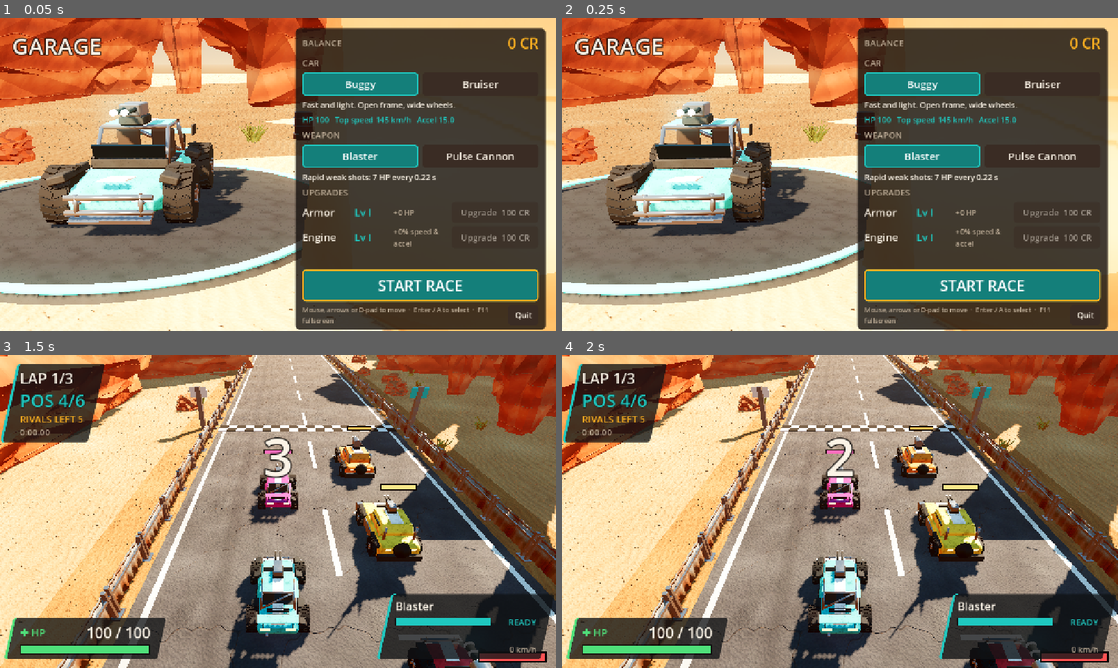
Above: before the commit, frames 1-4 (two rows, left to right).
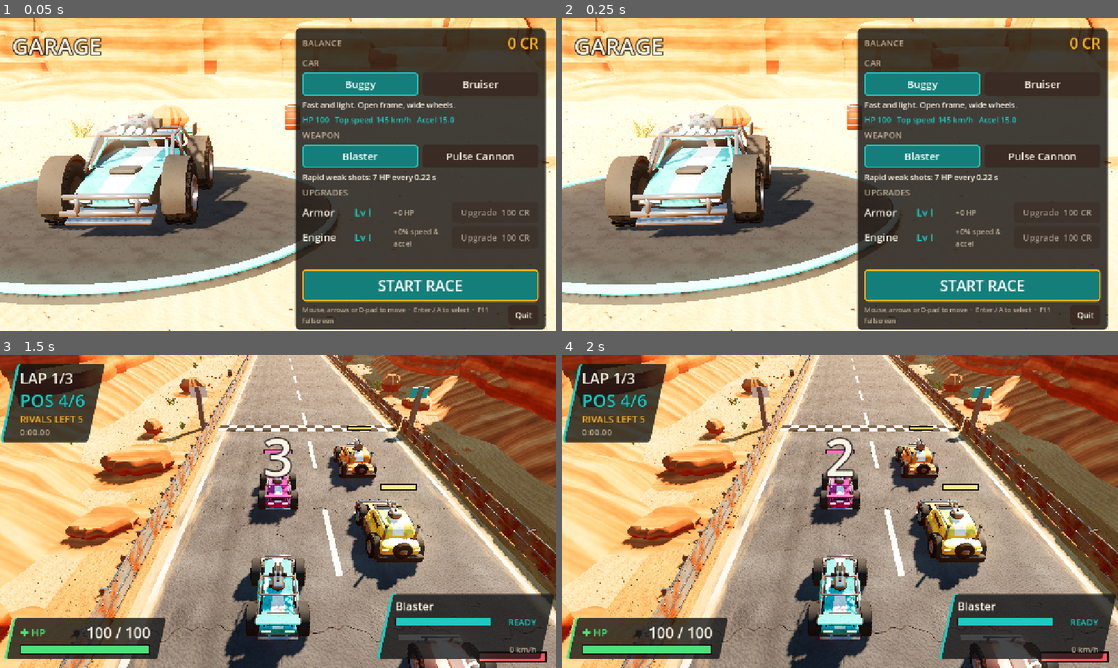
Above: after the commit, the same moments.

Repository: traumaplaylist/racing
Game: Godot game, scene res://scenes/garage.tscn
The game is run twice, just before and just after one commit, with the same random seed, the same clock (stepped at 60 frames per second) and the same inputs.
Inputs (mouse positions are in pixels of both pictures, inside the frame that each line leads up to):
- Up to frame 1 (0.05 s): no input
- Up to frame 2 (0.25 s): no input
- Up to frame 3 (1.5 s): click "START RACE" at 0.5 s; tap Enter (ui_accept) at 1.25 s; move the mouse to (400, 495) at 1.27 s; hold D (steer_right) from 1.28 s (still down); hold J (fire) from 1.28 s (still down)
- Up to frame 4 (2 s): keep holding D (steer_right); keep holding J (fire); tap Enter (ui_accept) at 1.52 s

The runs differ from the first frame. In frame 1, 31% of the frame differs, in the area x 0-100%, y 0-100%; in frame 2, 31%; in frame 3, 39%; in frame 4, 39%.

Commit message:
Second visual pass: subdivision cars, sandstone buttes, plate barriers
- Cars rebuilt in Blender with subdivision hulls, boolean wheel wells, fender
  flares, lathed tyres and dished rims, exo-cage, light pods; clearcoat paint
- Sandstone buttes/cliffs with stepped strata, erosion flutes and talus; rock
  shader with world-space strata and sand blending at the base
- Heavy riveted plate barriers with worn chevron panels on the outside of curves
- Sand drifting onto asphalt edges, painted road arrows before sharp corners
- Volumetric haze, soft dust sprites, showroom layout fix

Co-Authored-By: Claude Fable 5.2 <noreply@anthropic.com>
Claude-Session: https://claude.ai/code/session_01LHF2r6UST9SmE59PJVpUn6

Diff:
--- /dev/null
+++ b/assets/shaders/rock.gdshader
@@ -0,0 +1,39 @@
+shader_type spatial;
+// Sandstone: world-space triplanar strata (bands follow world height on every rock),
+// sand at the base (vertex alpha) so buttes grow out of the ground, dusty tops.
+uniform sampler2D rock_tex : source_color, filter_linear_mipmap_anisotropic, repeat_enable;
+uniform sampler2D rock_nrm : hint_roughness_normal, filter_linear_mipmap, repeat_enable;
+uniform sampler2D sand_tex : source_color, filter_linear_mipmap_anisotropic, repeat_enable;
+uniform float rock_scale = 0.05;
+uniform float detail_scale = 0.23;
+uniform float sand_scale = 0.07;
+uniform vec3 tint : source_color = vec3(1.0);
+
+varying vec3 wpos;
+varying vec3 wnrm;
+
+void vertex() {
+	wpos = (MODEL_MATRIX * vec4(VERTEX, 1.0)).xyz;
+	wnrm = normalize(mat3(MODEL_MATRIX) * NORMAL);
+}
+
+vec3 tri(sampler2D t, vec3 p, vec3 bw, float s) {
+	vec3 x = texture(t, p.zy * s * vec2(1.0, -1.0)).rgb;
+	vec3 z = texture(t, p.xy * s * vec2(1.0, -1.0)).rgb;
+	vec3 y = texture(t, p.xz * s).rgb;
+	return x * bw.x + y * bw.y + z * bw.z;
+}
+
+void fragment() {
+	vec3 bw = pow(abs(wnrm), vec3(4.0));
+	bw /= (bw.x + bw.y + bw.z);
+	vec3 rock = tri(rock_tex, wpos, bw, rock_scale);
+	vec3 detail = tri(rock_tex, wpos + vec3(13.0), bw, detail_scale);
+	rock = rock * (0.65 + 0.7 * dot(detail, vec3(0.333)));
+	float up = smoothstep(0.55, 0.95, wnrm.y);
+	rock = mix(rock, rock * 1.12 + vec3(0.07, 0.045, 0.02), up * 0.7);
+	vec3 sand = texture(sand_tex, wpos.xz * sand_scale).rgb;
+	ALBEDO = mix(sand, rock * COLOR.r * tint, COLOR.a);
+	ROUGHNESS = 0.94;
+	SPECULAR = 0.25;
+}
--- a/scripts/race/fx.gd
+++ b/scripts/race/fx.gd
@@ -1,6 +1,26 @@
 class_name Fx
 extends RefCounted
 ## Short-lived visual effects. Particle counts are kept small (mobile-friendly).
+
+static var _puff: Texture2D
+
+
+## Soft round sprite shared by dust, sparks and smoke.
+static func puff() -> Texture2D:
+	if _puff == null:
+		var g := Gradient.new()
+		g.set_color(0, Color(1, 1, 1, 1))
+		g.set_color(1, Color(1, 1, 1, 0))
+		g.add_point(0.45, Color(1, 1, 1, 0.55))
+		var t := GradientTexture2D.new()
+		t.gradient = g
+		t.fill = GradientTexture2D.FILL_RADIAL
+		t.fill_from = Vector2(0.5, 0.5)
+		t.fill_to = Vector2(1.0, 0.5)
+		t.width = 64
+		t.height = 64
+		_puff = t
+	return _puff
 
 
 static func burst(parent: Node, pos: Vector3, color: Color, amount: int, speed: float, size: float, life := 0.5) -> void:
@@ -23,6 +43,7 @@
 	m.billboard_mode = BaseMaterial3D.BILLBOARD_PARTICLES
 	m.vertex_color_use_as_albedo = true
 	m.transparency = BaseMaterial3D.TRANSPARENCY_ALPHA
+	m.albedo_texture = puff()
 	qm.material = m
 	p.mesh = qm
 	var g := Gradient.new()
--- a/scripts/race/mat_lib.gd
+++ b/scripts/race/mat_lib.gd
@@ -24,6 +24,13 @@
 static func get_mat(name: String) -> Material:
 	if _cache.has(name):
 		return _cache[name]
+	if name == "Rock":
+		var sm := ShaderMaterial.new()
+		sm.shader = load("res://assets/shaders/rock.gdshader")
+		sm.set_shader_parameter("rock_tex", tex("rock_albedo"))
+		sm.set_shader_parameter("sand_tex", tex("sand_albedo"))
+		_cache[name] = sm
+		return sm
 	var m := StandardMaterial3D.new()
 	match name:
 		"Stripe":
@@ -45,8 +52,8 @@
 			m.roughness_texture = tex("grime_rough")
 			_tri(m, 1.0)
 		"Rubber":
-			m.albedo_color = Color("1e1c1b")
-			m.roughness = 0.92
+			m.albedo_color = Color("100f0f")
+			m.roughness = 0.95
 		"Rim":
 			m.albedo_color = Color("7a7d80")
 			m.metallic = 0.8
@@ -61,8 +68,8 @@
 		"LightFront":
 			m.albedo_color = Color("fff6dc")
 			m.emission_enabled = true
-			m.emission = Color("fff1c8")
-			m.emission_energy_multiplier = 2.5
+			m.emission = Color("fffbf0")
+			m.emission_energy_multiplier = 4.0
 		"LightRear":
 			m.albedo_color = Color("ff3a20")
 			m.emission_enabled = true
@@ -129,8 +136,11 @@
 	m.albedo_color = c
 	m.albedo_texture = tex("grime_albedo")
 	m.roughness_texture = tex("grime_rough")
-	m.metallic = 0.25
-	m.roughness = 1.0
+	m.metallic = 0.45
+	m.roughness = 0.8
+	m.clearcoat_enabled = true
+	m.clearcoat = 0.9
+	m.clearcoat_roughness = 0.12
 	_tri(m, 0.9)
 	return m
 
--- a/scripts/race/race_car.gd
+++ b/scripts/race/race_car.gd
@@ -206,8 +206,10 @@
 	var pitch := clampf(-throttle * 0.03 + brake * 0.04, -0.05, 0.06) if alive else 0.15
 	model.animate(delta, steer if alive else 0.0, vf, roll, pitch)
 	if _dust:
-		var dusty := alive and (drift > 0.35 or (handbrake and speed() > 6.0))
-		_dust.emitting = dusty
+		var hard := drift > 0.35 or (handbrake and speed() > 6.0)
+		_dust.emitting = alive and (hard or speed() > 9.0)
+		_dust.scale_amount_max = 2.6 if hard else 1.3
+		_dust.initial_velocity_max = 5.0 if hard else 2.5
 	if hp_bar:
 		hp_bar.visible = alive
 		_hp_fill.scale.x = maxf(0.001, hp / max_hp)
@@ -216,8 +218,8 @@
 
 func _make_dust() -> void:
 	_dust = CPUParticles3D.new()
-	_dust.amount = 40
-	_dust.lifetime = 0.9
+	_dust.amount = 28
+	_dust.lifetime = 1.1
 	_dust.emitting = false
 	_dust.position = Vector3(0, 0.25, -stats["length"] * 0.45)
 	_dust.direction = Vector3(0, 0.6, -1)
@@ -230,13 +232,15 @@
 	_dust.emission_shape = CPUParticles3D.EMISSION_SHAPE_BOX
 	_dust.emission_box_extents = Vector3(stats["width"] * 0.5, 0.1, 0.2)
 	var qm := QuadMesh.new()
-	qm.size = Vector2(1.2, 1.2)
+	qm.size = Vector2(2.0, 2.0)
 	var m := StandardMaterial3D.new()
 	m.shading_mode = BaseMaterial3D.SHADING_MODE_UNSHADED
 	m.transparency = BaseMaterial3D.TRANSPARENCY_ALPHA
 	m.billboard_mode = BaseMaterial3D.BILLBOARD_PARTICLES
 	m.vertex_color_use_as_albedo = true
-	m.albedo_color = Color(0.86, 0.68, 0.48, 0.45)
+	m.albedo_color = Color(0.92, 0.76, 0.56, 0.5)
+	m.albedo_texture = Fx.puff()
+	m.shading_mode = BaseMaterial3D.SHADING_MODE_UNSHADED
 	qm.material = m
 	_dust.mesh = qm
 	var grad := Gradient.new()
--- a/scripts/track/track_builder.gd
+++ b/scripts/track/track_builder.gd
@@ -27,8 +27,9 @@
 	b._ground()
 	b._road()
 	b._lines()
+	b._sand_edges()
 	b._barriers()
-	b._chevrons()
+	b._road_arrows()
 	b._start_line()
 	b._canyon()
 	b._props()
@@ -76,6 +77,11 @@
 	env.fog_light_color = Color("e7b98c")
 	env.fog_density = 0.0009
 	env.fog_sky_affect = 0.2
+	env.volumetric_fog_enabled = true
+	env.volumetric_fog_density = 0.004
+	env.volumetric_fog_albedo = Color("f1c69a")
+	env.volumetric_fog_length = 160.0
+	env.volumetric_fog_anisotropy = 0.6
 	env.adjustment_enabled = true
 	env.adjustment_saturation = 1.15
 	env.adjustment_contrast = 1.06
@@ -140,7 +146,7 @@
 ## Strip along the track between lateral offsets a and b, each Vector2(k, c) = k*half_width + c.
 ## UV: u = lateral metres / uv_tile, v = arc length / uv_tile.
 func _strip(a: Vector2, b: Vector2, y: float, mat: Material, color := Color.WHITE,
-		uv_tile := 8.0, filter := Callable(), alpha_fn := Callable()) -> MeshInstance3D:
+		uv_tile := 8.0, filter := Callable(), alpha_fn := Callable(), edge_w := 0.0) -> MeshInstance3D:
 	var st := SurfaceTool.new()
 	st.begin(Mesh.PRIMITIVE_TRIANGLES)
 	var n := track.count
@@ -168,7 +174,10 @@
 				c.a = alpha_fn.call(v[3])
 			st.set_color(c)
 			st.set_normal(Vector3.UP)
-			st.set_uv(Vector2(float(v[1]) / uv_tile, float(v[2]) / uv_tile))
+			var uu := float(v[1]) / uv_tile
+			if edge_w > 0.0:
+				uu = (track.half_w[int(v[3])] - absf(float(v[1]))) / edge_w   # 0 at the road edge
+			st.set_uv(Vector2(uu, float(v[2]) / uv_tile))
 			var p: Vector2 = v[0]
 			st.add_vertex(Vector3(p.x, y, p.y))
 	st.generate_tangents()
@@ -193,6 +202,55 @@
 	tm.roughness = 0.6
 	_strip(Vector2(-1, 1.0), Vector2(1, -1.0), 0.025, tm, Color.WHITE, 22.0, Callable(),
 		func(i: int) -> float: return clampf(0.25 + absf(track.curv[i]) * 25.0, 0.25, 0.9))
+
+
+## Sand blown onto the asphalt edges (alpha-blended, noisy inner border).
+func _sand_edges() -> void:
+	var m := StandardMaterial3D.new()
+	m.albedo_texture = _tex("edge_sand")
+	m.transparency = BaseMaterial3D.TRANSPARENCY_ALPHA
+	m.roughness = 1.0
+	for side: float in [-1.0, 1.0]:
+		var a := Vector2(side, 0.0)
+		var b := Vector2(side, -side * 2.6)
+		if side > 0:
+			_strip(b, a, 0.045, m, Color.WHITE, 14.0, Callable(), Callable(), 2.6)
+		else:
+			_strip(a, b, 0.045, m, Color.WHITE, 14.0, Callable(), Callable(), 2.6)
+
+
+## Painted chevron arrows on the asphalt ahead of the sharper corners.
+func _road_arrows() -> void:
+	var m := StandardMaterial3D.new()
+	m.albedo_texture = _tex("road_arrow")
+	m.transparency = BaseMaterial3D.TRANSPARENCY_ALPHA
+	m.roughness = 0.8
+	var st := SurfaceTool.new()
+	st.begin(Mesh.PRIMITIVE_TRIANGLES)
+	var i := 0
+	var last := -1000
+	while i < track.count:
+		if absf(track.curv[i]) > 1.0 / 42.0 and i - last > 60:
+			last = i
+			var s := track.s_at[i] - 34.0
+			var c := track.point_at(s)
+			var t := track.tangent_at(s)
+			var r := TrackData.right_of(t)
+			c += r * signf(track.curv[i]) * 1.5
+			# texture chevrons point to +V: V grows along the travel direction
+			var quad := [[c - r * 2.6 - t * 5.5, Vector2(0, 0)], [c + r * 2.6 - t * 5.5, Vector2(1, 0)],
+				[c - r * 2.6 + t * 5.5, Vector2(0, 1)], [c + r * 2.6 + t * 5.5, Vector2(1, 1)]]
+			for k in [0, 2, 1, 1, 2, 3]:
+				var p: Vector2 = quad[k][0]
+				st.set_normal(Vector3.UP)
+				st.set_uv(quad[k][1])
+				st.add_vertex(Vector3(p.x, 0.04, p.y))
+		i += 1
+	var mi := MeshInstance3D.new()
+	mi.mesh = st.commit()
+	mi.material_override = m
+	mi.cast_shadow = GeometryInstance3D.SHADOW_CASTING_SETTING_OFF
+	root.add_child(mi)
 
 
 func _lines() -> void:
@@ -268,41 +326,33 @@
 
 
 func _barriers() -> void:
-	var items: Array = []
-	var seg := 3.6   # model is 4 m long: overlap so curves have no gaps
+	var plain: Array = []
+	var chev_l: Array = []   # default texture "<": right-side barrier, outside of a left turn
+	var chev_r: Array = []   # mirrored ">": left-side barrier, outside of a right turn
+	var seg := 3.9
 	var s := 0.0
-	while s < track.length:
-		var t := track.tangent_at(s + seg * 0.5)
+	var k := 0
+	while s < track.length - seg * 0.5:
+		var sm := s + seg * 0.5
+		var t := track.tangent_at(sm)
 		var h := TrackData.heading_of(t)
+		var c := track.curvature_at(sm)
 		for side: float in [-1.0, 1.0]:
-			var p := track.point_at(s + seg * 0.5) + TrackData.right_of(t) * side * (track.half_width_at(s) + 0.55)
+			var p := track.point_at(sm) + TrackData.right_of(t) * side * (track.half_width_at(sm) + 0.6)
 			var basis := Basis(Vector3.UP, h - PI * 0.5)
 			if side > 0:
-				basis = Basis(Vector3.UP, h + PI * 0.5)   # posts outside on both sides
-			items.append([s, Transform3D(basis.scaled(Vector3(1.02, 1.3, 1.0)), Vector3(p.x, 0.0, p.y))])
+				basis = Basis(Vector3.UP, h + PI * 0.5)   # road-facing side inwards on both sides
+			var item := [s, Transform3D(basis.scaled(Vector3(1.03, 1.0, 1.0)), Vector3(p.x, 0.0, p.y))]
+			var outside := absf(c) > 1.0 / 70.0 and side == -signf(c)
+			if outside and k % 2 == 0:
+				(chev_r if side < 0 else chev_l).append(item)
+			else:
+				plain.append(item)
 		s += seg
-	_instances(_prop_mesh("barrier"), items)
-
-
-## Chevron boards behind the barrier on the outside of curves, facing oncoming cars.
-func _chevrons() -> void:
-	var left: Array = []
-	var right: Array = []
-	var i := 0
-	while i < track.count:
-		var c := track.curv[i]
-		if absf(c) > 1.0 / 60.0:
-			var t := track.tans[i]
-			var outside := -signf(c)
-			var p := _along(i, outside, 2.8)
-			var tr := Transform3D(Basis(Vector3.UP, TrackData.heading_of(-t)).scaled(Vector3.ONE * 1.5), Vector3(p.x, 0, p.y))
-			# texture shows "<" (turn left); mirrored variant for right turns
-			(right if c > 0 else left).append([track.s_at[i], tr])
-			i += 6
-		else:
-			i += 1
-	_instances(_prop_mesh("chevron_board"), left)
-	_instances(_prop_mesh("chevron_board", "R"), right)
+		k += 1
+	_instances(_prop_mesh("barrier"), plain)
+	_instances(_prop_mesh("barrier_chevron"), chev_l)
+	_instances(_prop_mesh("barrier_chevron", "R"), chev_r)
 
 
 func _start_line() -> void:
@@ -366,39 +416,47 @@
 	return Transform3D(b, Vector3(p.x, -sink, p.y))
 
 
-## Canyon: low boulders near the barriers, mesas and cliffs further out, a tall rim far away.
-## Everything keeps clear of every road section (checked against the whole centerline).
+## Canyon: boulders near the barriers, sandstone walls running along the road, tall rim
+## far away. Every rock is checked against the whole centerline so nothing sits on the road.
 func _canyon() -> void:
-	var groups := {"rock_boulder": [], "rock_slab": [], "rock_mesa": [], "rock_spire": [], "cliff": []}
+	var groups := {"rock_boulder": [], "rock_slab": [], "rock_mesa": [], "rock_spire": [], "cliff": [], "cliff_b": []}
+	var elong := {"cliff": 2.4, "cliff_b": 1.8, "rock_mesa": 1.2, "rock_spire": 1.0}
 	var i := 0
 	while i < track.count:
 		var s := track.s_at[i]
+		var t := track.tans[i]
 		for side: float in [-1.0, 1.0]:
-			# near band: boulders/slabs, low enough not to hide the road
-			if rng.randf() < 0.55:
-				var off := rng.randf_range(3.5, 8.0)
+			if rng.randf() < 0.5:
+				var off := rng.randf_range(3.2, 7.5)
 				var p := _along(i, side, off)
-				var sc := rng.randf_range(1.2, 2.6)
-				if track.distance_to_road_edge(p) - sc * 1.2 > 2.8:
+				var sc := rng.randf_range(1.0, 2.2)
+				if track.distance_to_road_edge(p) - sc * 1.7 > 1.6:
 					var kind := "rock_boulder" if rng.randf() < 0.6 else "rock_slab"
-					groups[kind].append([s, _rock_xf(p, Vector3(sc, sc * rng.randf_range(0.7, 1.2), sc), 0.2)])
-			# mid band: canyon walls
-			if rng.randf() < 0.7:
-				var off := rng.randf_range(12.0, 34.0)
+					groups[kind].append([s, _rock_xf(p, Vector3(sc, sc * rng.randf_range(0.8, 1.3), sc), 0.05)])
+			if rng.randf() < 0.8:
+				var kind: String = ["cliff", "cliff_b", "rock_mesa", "cliff", "rock_spire", "cliff_b"][rng.randi() % 6]
+				var sc := rng.randf_range(4.5, 9.5)
+				var off := rng.randf_range(sc * 1.9 + 3.0, sc * 1.9 + 22.0)
 				var p := _along(i, side, off)
-				var sc := rng.randf_range(4.0, 9.0)
-				var clear := track.distance_to_road_edge(p) - sc * 1.3
-				if clear > 5.0:
-					var kind: String = ["rock_mesa", "cliff", "cliff", "rock_spire"][rng.randi() % 4]
-					var hs := clampf(sc * rng.randf_range(0.8, 1.6), 3.0, 4.0 + clear * 0.8)
-					groups[kind].append([s, _rock_xf(p, Vector3(sc, hs, sc), 0.5)])
+				var el: float = elong[kind]
+				var ok := true
+				for d: float in [-0.8, 0.0, 0.8]:
+					var q := p + t * d * sc * el
+					if track.distance_to_road_edge(q) - sc * 1.9 < 2.5:
+						ok = false
+						break
+				if ok:
+					var hs := sc * rng.randf_range(0.9, 1.6)
+					var yaw := TrackData.heading_of(t) - PI * 0.5 + rng.randf_range(-0.3, 0.3)
+					var b := Basis(Vector3.UP, yaw).scaled(Vector3(sc, hs, sc))
+					groups[kind].append([s, Transform3D(b, Vector3(p.x, -0.1, p.y))])
 		i += 4
-	# far rim
-	for k in 110:
-		var a := TAU * k / 110.0
-		var p := Vector2(130, 40) + Vector2(cos(a) * rng.randf_range(430, 520), sin(a) * rng.randf_range(440, 540))
-		var sc := rng.randf_range(25.0, 45.0)
-		groups["cliff" if k % 2 == 0 else "rock_mesa"].append([track.length + 1.0 + (k % 6) * CHUNK, _rock_xf(p, Vector3(sc, sc * rng.randf_range(0.8, 1.5), sc), 2.0)])
+	for k in 120:
+		var a := TAU * k / 120.0
+		var p := Vector2(130, 40) + Vector2(cos(a) * rng.randf_range(430, 540), sin(a) * rng.randf_range(440, 560))
+		var sc := rng.randf_range(22.0, 40.0)
+		var b := Basis(Vector3.UP, a + PI * 0.5).scaled(Vector3(sc, sc * rng.randf_range(0.9, 1.6), sc))
+		groups["cliff" if k % 2 == 0 else "cliff_b"].append([track.length + 1.0 + (k % 6) * CHUNK, Transform3D(b, Vector3(p.x, -1.0, p.y))])
 	for kind in groups:
 		_instances(_prop_mesh(kind), groups[kind])
 
--- a/scripts/ui/showroom.gd
+++ b/scripts/ui/showroom.gd
@@ -53,22 +53,22 @@
 	add_child(ring)
 	var rng := RandomNumberGenerator.new()
 	rng.seed = 7
-	var kinds := ["cliff", "rock_mesa", "rock_spire", "cliff"]
-	for i in 22:
-		var a := lerpf(-2.3, 2.3, i / 21.0) + rng.randf_range(-0.05, 0.05)
-		var d := rng.randf_range(28, 55)
+	var kinds := ["cliff", "rock_mesa", "cliff_b", "rock_spire"]
+	for i in 18:
+		var a := lerpf(-1.9, 1.9, i / 17.0) + rng.randf_range(-0.05, 0.05)
+		var d := rng.randf_range(48, 85)
 		var rock: Node3D = load("res://assets/models/%s.glb" % kinds[i % 4]).instantiate()
 		MatLib.apply(rock)
-		var sc := rng.randf_range(6, 12)
-		rock.scale = Vector3(sc, sc * rng.randf_range(1.0, 2.0), sc)
-		rock.position = Vector3(sin(a) * d, -0.5, -cos(a) * d)
-		rock.rotation.y = rng.randf() * TAU
+		var sc := rng.randf_range(5, 9)
+		rock.scale = Vector3(sc, sc * rng.randf_range(1.1, 2.0), sc)
+		rock.position = Vector3(sin(a) * d, -0.3, -cos(a) * d)
+		rock.rotation.y = -a   # long axis across the view, like a canyon wall
 		add_child(rock)
 	for i in 8:
 		var b: Node3D = load("res://assets/models/%s.glb" % ["rock_boulder", "bush", "stones", "barrel"][i % 4]).instantiate()
 		MatLib.apply(b)
 		var a := rng.randf_range(-1.4, 1.4)
-		b.position = Vector3(sin(a) * rng.randf_range(8, 14), 0, -cos(a) * rng.randf_range(8, 14))
+		b.position = Vector3(sin(a) * rng.randf_range(9, 16), 0, -cos(a) * rng.randf_range(9, 16))
 		add_child(b)
 	turntable = Node3D.new()
 	turntable.position.y = 0.2
--- a/tests/model_view.gd
+++ b/tests/model_view.gd
@@ -12,7 +12,7 @@
 	var pm := PlaneMesh.new()
 	pm.size = Vector2(60, 60)
 	ground.mesh = pm
-	ground.material_override = MatLib.get_mat("Rock")
+	ground.material_override = MatLib.get_mat("Dark")
 	add_child(ground)
 	var list := str(args.get("view", "res://assets/models/car_buggy.glb,res://assets/models/car_bruiser.glb")).split(",")
 	var x := -3.0 * (list.size() - 1)
@@ -27,7 +27,7 @@
 	add_child(cam)
 	cam.fov = 40
 	var d := 8.0 + list.size() * 3.0
-	cam.look_at_from_position(Vector3(0, d * 0.5, float(args.get("camz", "-1")) * d), Vector3(0, 0.8, 0))
+	cam.look_at_from_position(Vector3(0, d * float(args.get("camh", "0.5")), float(args.get("camz", "-1")) * d), Vector3(0, 0.8, 0))
 	cam.current = true
 func _process(_d: float) -> void:
 	frames += 1
Binary file changed: assets/models/barrier.glb
Binary file added: assets/models/barrier_chevron.glb
Not shown, added: assets/models/barrier_chevron.glb.import
Binary file changed: assets/models/car_bruiser.glb
Binary file changed: assets/models/car_buggy.glb
Binary file changed: assets/models/cliff.glb
Binary file added: assets/models/cliff_b.glb
Not shown, added: assets/models/cliff_b.glb.import
Binary file changed: assets/models/rock_boulder.glb
Binary file changed: assets/models/rock_mesa.glb
Binary file changed: assets/models/rock_slab.glb
Binary file changed: assets/models/rock_spire.glb
(and 13 more such lines)
